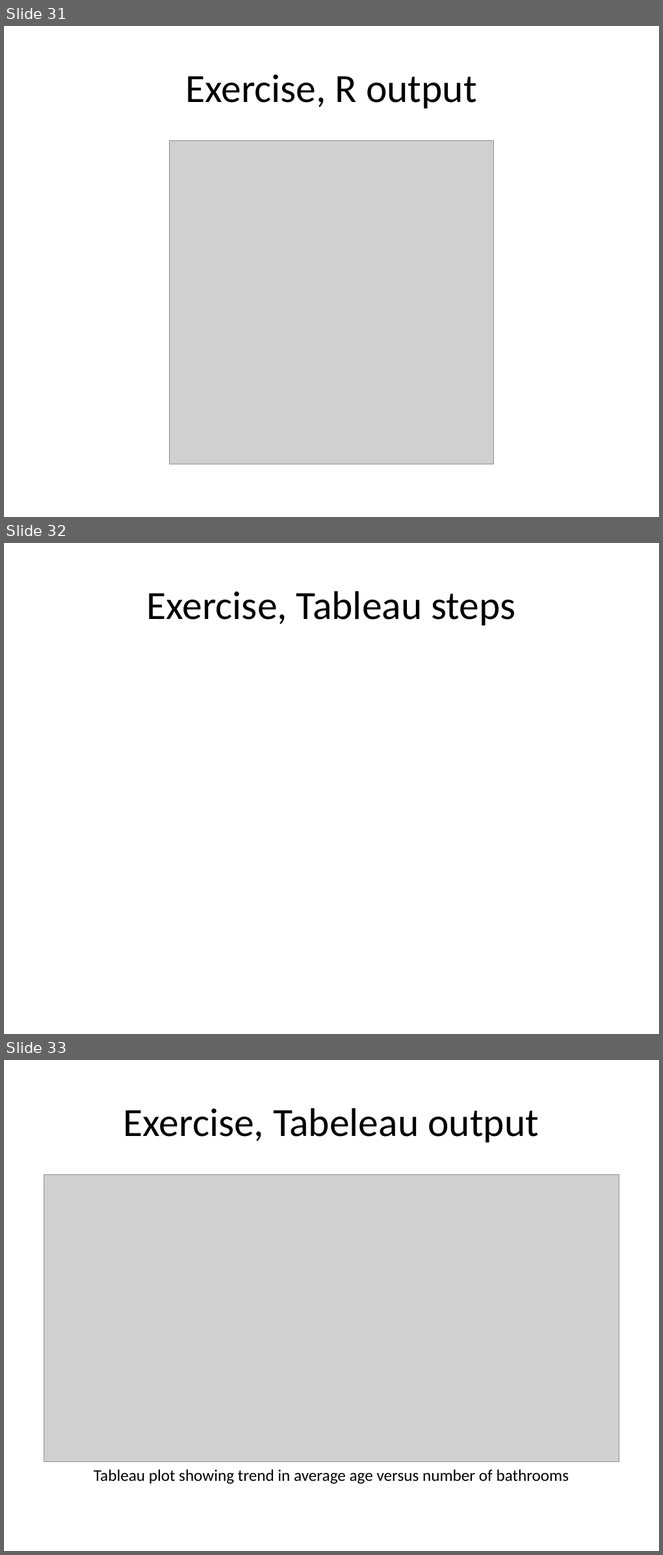
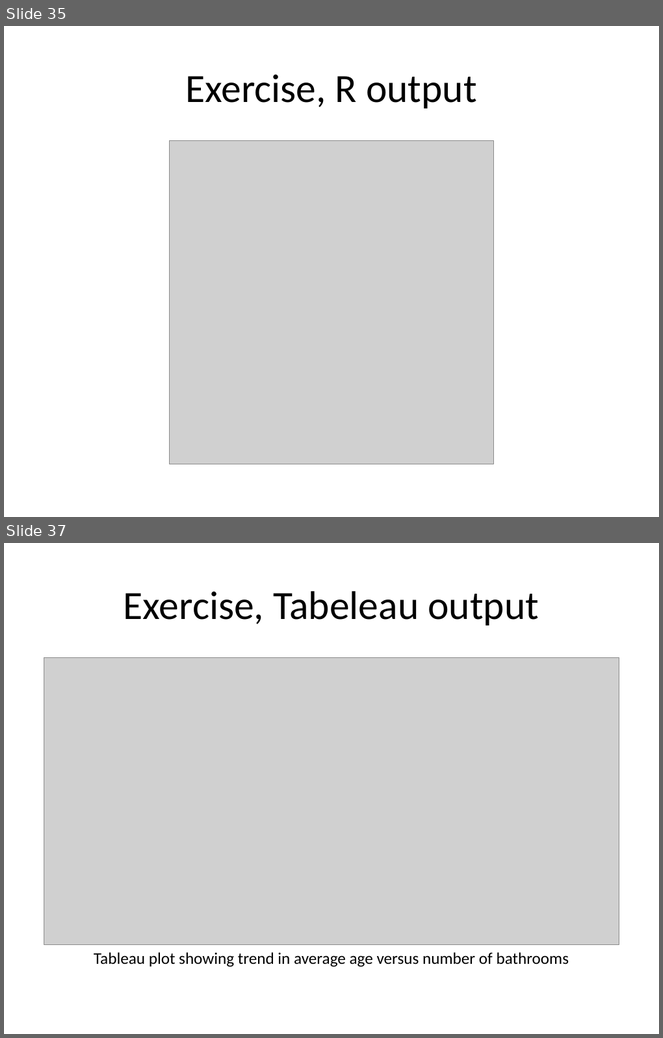
Before and after one commit to pmean/data-visualization, a slide deck: data-viz-03/component/fundamentals.pptx. Shown one above the other, each under a label of ours: slides 31, 32 and 33 before the commit, slides 35 and 37 after it; the slides between them are not shown. The pictures are 663x1555 and 663x1038 pixels, drawn with LibreOffice and Linux fonts; fonts in the diff are those of the drawing; grey boxes stand for pictures. Boxes give left, top, right and bottom in pixels: in the first picture for what was removed or moved away, otherwise in the second. Text is boxed around its words. In the diff, an @@ line names an element or a change of style, - is before the commit and + after.

```diff
--- a/data-viz-03/component/fundamentals.pptx
+++ b/data-viz-03/component/fundamentals.pptx
@@ slide 32 removed at <box>4,543,659,1034</box>, background #FFFFFF @@
@@ title removed at <box>147,591,516,626</box> @@
-Exercise, Tableau steps
@@ what was slide 31 is now slide 35 @@
@@ what was slide 33 is now slide 37 @@
```
Also in this commit, not shown: 5 slides changed, 5 slides added, 9 other files.
